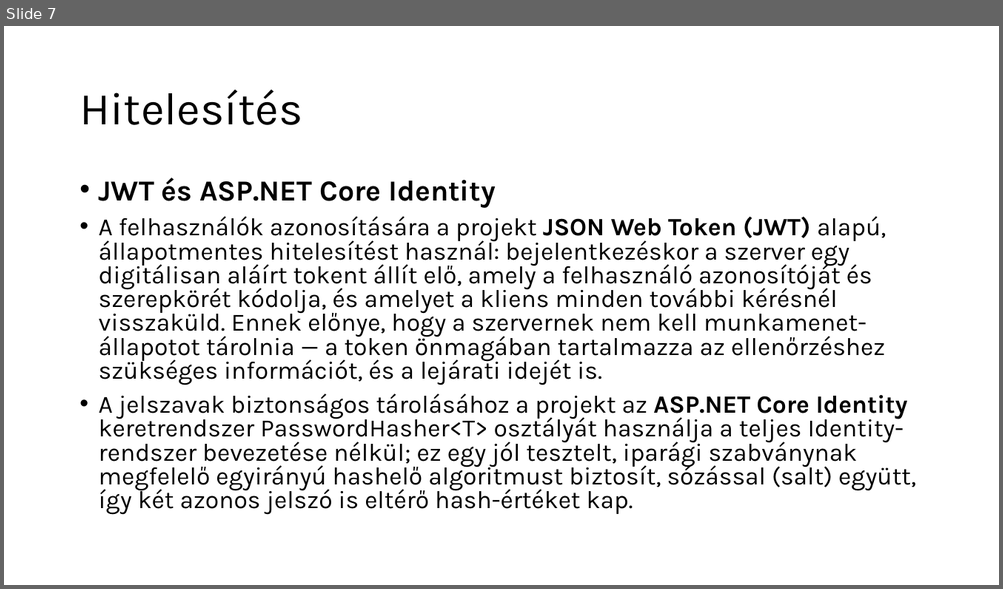
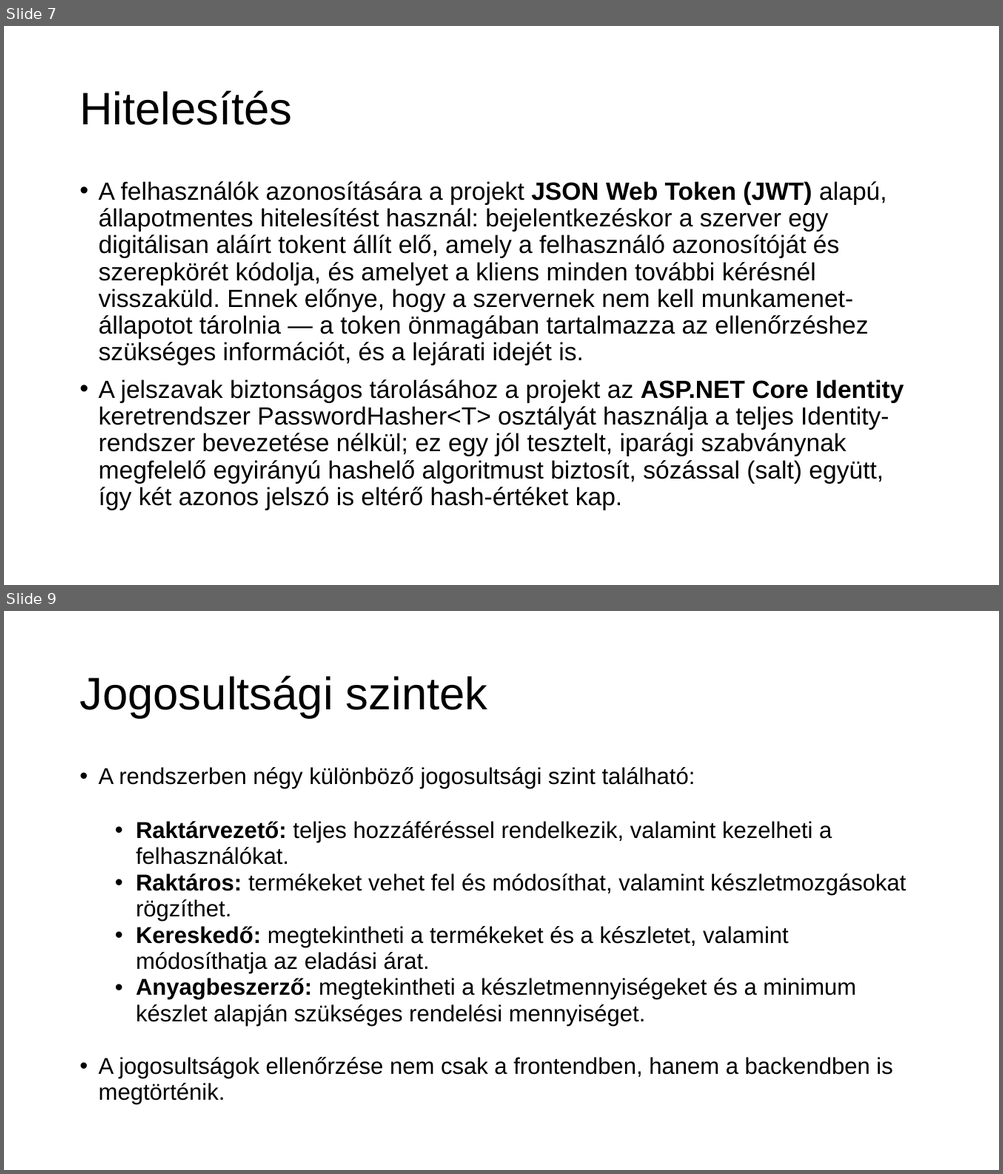
Before and after one commit to Vividia47/raktar, a slide deck: Documentation/exam.pptx. Shown one above the other, each under a label of ours: slide 7 before the commit, slides 7 and 9 after it; the slides between them are not shown. The pictures are 1003x589 and 1003x1174 pixels, drawn with LibreOffice and Linux fonts; fonts in the diff are those of the drawing; background and template pictures are left out. Boxes give left, top, right and bottom in pixels: in the first picture for what was removed or moved away, otherwise in the second. Text is boxed around its words. In the diff, an @@ line names an element or a change of style, - is before the commit and + after.

```diff
--- a/Documentation/exam.pptx
+++ b/Documentation/exam.pptx
@@ slide 9 added at (4,611,999,1170), background picture (left out) @@
@@ title added at (79,675,488,718), 44 pt, text #000000 @@
+Jogosultsági szintek
@@ text added at (99,767,905,1105), 22.2 pt, text #000000 @@
+• A rendszerben négy különböző jogosultsági szint található:
+  • Raktárvezető: teljes hozzáféréssel rendelkezik, valamint kezelheti a felhasználókat.
+  • Raktáros: termékeket vehet fel és módosíthat, valamint készletmozgásokat rögzíthet.
+  • Kereskedő: megtekintheti a termékeket és a készletet, valamint módosíthatja az eladási árat.
+  • Anyagbeszerző: megtekintheti a készletmennyiségeket és a minimum készlet alapján szükséges rendelési mennyiséget.
+• A jogosultságok ellenőrzése nem csak a frontendben, hanem a backendben is megtörténik.
@@ slide 7 changed as well @@
@@ title "Hitelesítés" at (79,90,292,125): font Karla to Arial @@
@@ text "A felhasználók azonosítására a projekt ..." at (99,181,903,511): font Karla to Arial; line spacing 0.8 to 0.9 @@
@@ text at (99,178,495,208): paragraph removed @@
-• JWT és ASP.NET Core Identity
```
Also in this commit, not shown: 6 other slides changed, 9 other slides added.
